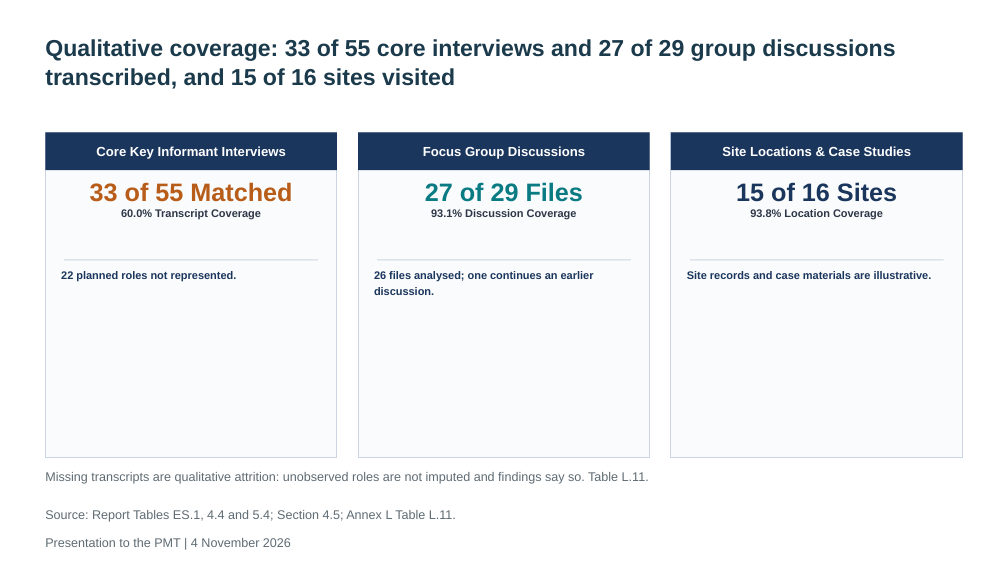
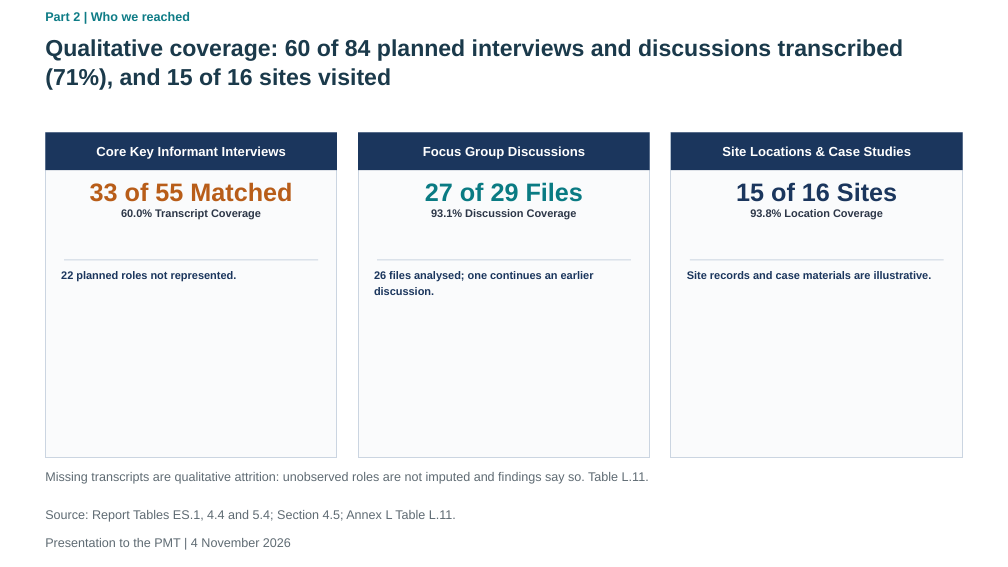
Before and after one commit to kokouekpinda/kokouekpinda, a slide deck: slide 20 of deliverables/REALISE_PMT_Presentation_v5.pptx. Drawn at 1008x567 pixels with LibreOffice and Linux fonts; fonts in the diff are those of the drawing. Boxes give left, top, right and bottom in pixels: in the first picture for what was removed or moved away, otherwise in the second. Text is boxed around its words. In the diff, an @@ line names an element or a change of style, - is before the commit and + after.

```diff
--- a/deliverables/REALISE_PMT_Presentation_v5.pptx
+++ b/deliverables/REALISE_PMT_Presentation_v5.pptx
@@ text added at [45, 12, 190, 21], 12 pt, text #0E7C86, bold @@
+Part 2 | Who we reached
@@ title at [45, 39, 904, 90]: text changed @@
-Qualitative coverage: 33 of 55 core interviews and 27 of 29 group discussions transcribed, and 15 of 16 sites visited
+Qualitative coverage: 60 of 84 planned interviews and discussions transcribed (71%), and 15 of 16 sites visited
```
Also in this commit, not shown: 31 other slides changed.
